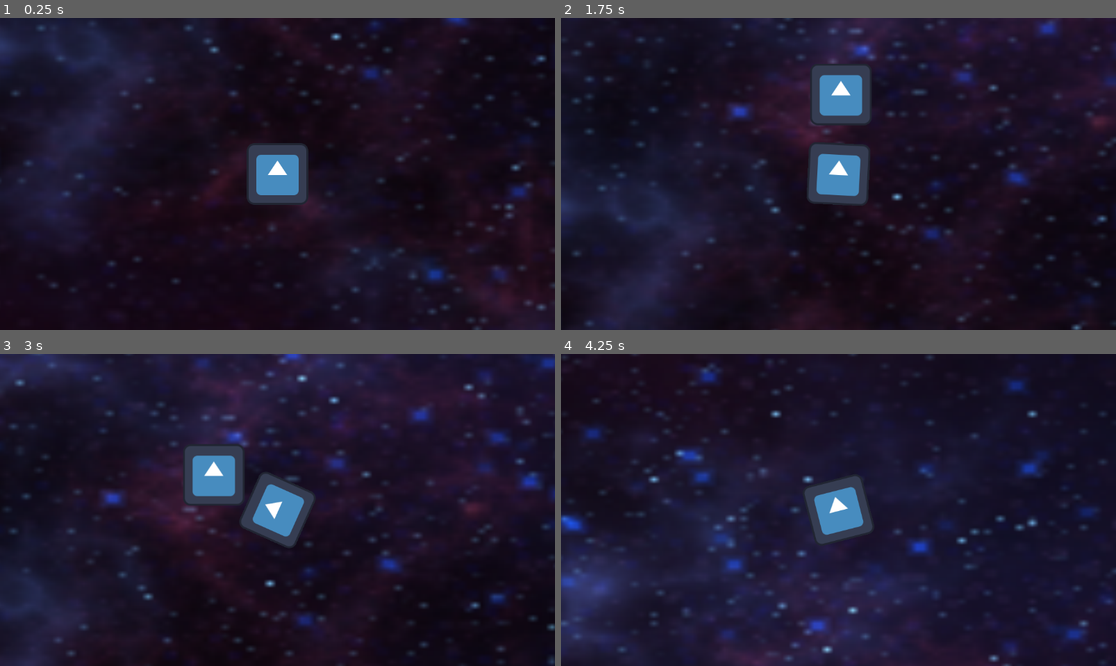
Above: before the commit, frames 1-4 (two rows, left to right).
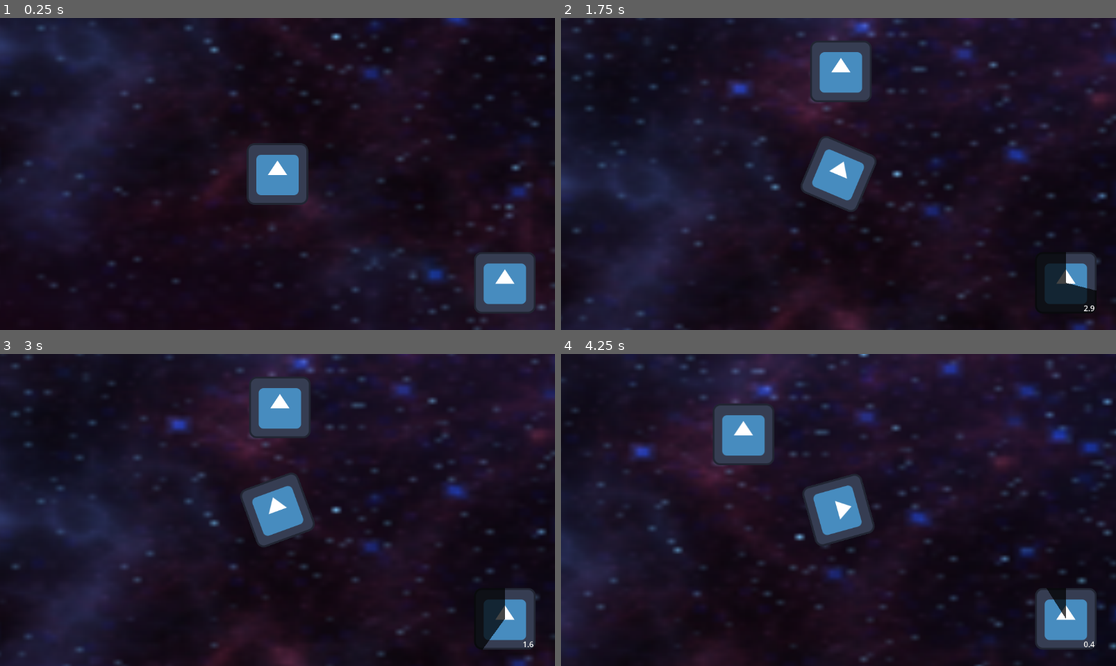
Above: after the commit, the same moments.

Repository: joegriffin2000/starship_jousting_godot
Game: Godot game, scene res://mainspace.tscn
The game is run twice, just before and just after one commit, with the same random seed, the same clock (stepped at 60 frames per second) and the same inputs. The engine's default icon, where the game draws it, is replaced by a stand-in: a white triangle on a blue panel in a dark square.
Inputs (mouse positions are in pixels of both pictures, inside the frame that each line leads up to):
- Up to frame 1 (0.25 s): no input
- Up to frame 2 (1.75 s): click (1066, 283) at 0.52 s; hold D (right) from 1.28 s (still down); hold Space (dash) from 1.28 s (still down)
- Up to frame 3 (3 s): release D (right) at 2.03 s; release Space (dash) at 2.03 s; hold A (left) 2.03-2.78 s; tap Space (dash) at 2.1 s; hold D (right) from 2.78 s (still down); hold Space (dash) from 2.78 s (still down)
- Up to frame 4 (4.25 s): release D (right) at 3.53 s; release Space (dash) at 3.53 s; hold W (up) from 3.53 s (still down); tap Space (dash) at 3.6 s

The runs differ from the first frame. In frame 1, 2.0% of the frame differs, in the area x 85-97%, y 75-95%; in frame 2, 11%; in frame 3, 22%; in frame 4, 38%, in the area x 0-100%, y 0-100%.

Commit message:
add a cd icon that doesn't work right

Diff:
--- /dev/null
+++ b/HUD.tscn
@@ -0,0 +1,20 @@
+[gd_scene load_steps=2 format=3 uid="uid://b8lx6yipfnux4"]
+
+[ext_resource type="PackedScene" uid="uid://cumfp14w3h8un" path="res://ability.tscn" id="1_cifeo"]
+
+[node name="HUD" type="CanvasLayer"]
+
+[node name="Dash" parent="." instance=ExtResource("1_cifeo")]
+anchors_preset = 3
+anchor_left = 1.0
+anchor_top = 1.0
+anchor_right = 1.0
+anchor_bottom = 1.0
+offset_left = -168.0
+offset_top = -162.0
+offset_right = -40.0
+offset_bottom = -34.0
+grow_horizontal = 0
+grow_vertical = 0
+size_flags_horizontal = 8
+size_flags_vertical = 8
--- /dev/null
+++ b/ability.tscn
@@ -0,0 +1,39 @@
+[gd_scene load_steps=3 format=3 uid="uid://cumfp14w3h8un"]
+
+[ext_resource type="Texture2D" uid="uid://deak4o1xsi0rn" path="res://Sprites/icon.svg" id="1_r2xtb"]
+[ext_resource type="Script" path="res://logic/ability.gd" id="2_ln6lw"]
+
+[node name="Dash" type="TextureButton"]
+offset_right = 40.0
+offset_bottom = 40.0
+texture_normal = ExtResource("1_r2xtb")
+script = ExtResource("2_ln6lw")
+
+[node name="Sweep" type="TextureProgressBar" parent="."]
+modulate = Color(0.158472, 0.158472, 0.158472, 0.870588)
+layout_mode = 0
+offset_right = 128.0
+offset_bottom = 128.0
+fill_mode = 5
+
+[node name="Timer" type="Timer" parent="Sweep"]
+one_shot = true
+
+[node name="Counter" type="MarginContainer" parent="."]
+layout_mode = 0
+offset_right = 129.0
+offset_bottom = 129.0
+theme_override_constants/margin_left = 5
+theme_override_constants/margin_right = 5
+
+[node name="Value" type="Label" parent="Counter"]
+custom_minimum_size = Vector2(0, 128)
+layout_mode = 2
+theme_override_constants/outline_size = 1
+text = "0.0"
+horizontal_alignment = 2
+vertical_alignment = 2
+clip_text = true
+
+[connection signal="pressed" from="." to="." method="_on_AbilityButton_pressed"]
+[connection signal="timeout" from="Sweep/Timer" to="." method="_on_Timer_timeout"]
--- /dev/null
+++ b/logic/ability.gd
@@ -0,0 +1,30 @@
+extends TextureButton
+class_name AbilityButton
+
+@onready var time_label = $Counter/Value
+
+@export var cooldown = 4
+
+func _ready():
+	time_label.hide()
+	$Sweep.value = 0
+	$Sweep.texture_progress = texture_normal
+	$Sweep/Timer.wait_time = cooldown
+	set_process(false)
+
+func _process(_delta):
+	time_label.text = "%3.1f" % $Sweep/Timer.time_left
+	$Sweep.value = int(($Sweep/Timer.time_left / cooldown) * 100)
+
+func _on_AbilityButton_pressed():
+	disabled = true
+	set_process(true)
+	$Sweep/Timer.start()
+	time_label.show()
+
+func _on_Timer_timeout():
+	print("ability ready")
+	$Sweep.value = 0
+	disabled = false
+	time_label.hide()
+	set_process(false)
--- /dev/null
+++ b/logic/action.gd
@@ -0,0 +1,22 @@
+extends Timer
+
+@export var knockback = false
+@export var dash = false
+
+func start_dash(dur):
+	#wait_time = dur
+	start(dur)
+	dash = true
+
+func is_in_action():
+	return !is_stopped()
+
+func start_knockback(dur):
+	stop()
+	start(dur)
+	knockback = true
+
+func _on_action_timeout() -> void:
+	stop()
+	knockback = false
+	dash = false
--- a/logic/dash.gd
+++ b/logic/dash.gd
@@ -1,20 +1,8 @@
 extends Timer
 
-@onready var timer = $dashtimer
-@export var knockback = false
-
-func start_dash(dur):
+func start_cd(dur):
 	#wait_time = dur
 	start(dur)
 
-func is_in_action():
+func is_in_cd():
 	return !is_stopped()
-
-func start_knockback(dur):
-	stop()
-	start(dur)
-	knockback = true
-
-func _on_timeout() -> void:
-	stop()
-	knockback = false
--- a/logic/ship.gd
+++ b/logic/ship.gd
@@ -4,19 +4,27 @@
 @export var rotation_speed = 3
 @export var dash_speed = 900
 @export var dash_length = 0.3
+@export var dash_cd = 4
 @export var knock_back_time = 0.3
 
-@onready var dash = $dashtimer
+@onready var action = $Action_Timer
+@onready var dash = $Dash_Cooldown
+
+
 var rotation_direction = 0
 
 func get_input():
-	rotation_direction = Input.get_axis("left", "right")
-	if Input.is_action_pressed("dash") and dash.knockback == false:
-		dash.start_dash(dash_length)
+
+	if Input.is_action_pressed("dash") and !dash.is_in_cd() and action.knockback == false:
+		action.start_dash(dash_length)
+		dash.start_cd(dash_cd)
 		rotation_direction = 0
 		velocity = -transform.y * dash_speed
 
-	if !dash.is_in_action():
+	if !action.dash:
+		rotation_direction = Input.get_axis("left", "right")
+
+	if !action.is_in_action():
 		velocity = transform.y * -Input.get_action_strength("up") * speed
 
 
@@ -30,7 +38,7 @@
 			c.get_collider().apply_central_impulse(-c.get_normal() * 10)
 
 	if get_slide_collision_count() != 0:
-		dash.start_knockback(knock_back_time)
+		action.start_knockback(knock_back_time)
 		velocity = velocity.bounce(get_slide_collision(0).get_normal())
 
 	move_and_slide()
--- a/mainspace.tscn
+++ b/mainspace.tscn
@@ -1,8 +1,9 @@
-[gd_scene load_steps=4 format=3 uid="uid://di43x1lpcmhc6"]
+[gd_scene load_steps=5 format=3 uid="uid://di43x1lpcmhc6"]
 
 [ext_resource type="PackedScene" uid="uid://b3hkdy6eamjdt" path="res://ship.tscn" id="1_31b5h"]
 [ext_resource type="Texture2D" uid="uid://bvjxnwg3c1sa3" path="res://Sprites/512x512_purple_nebula_1.png" id="1_xb1gi"]
 [ext_resource type="PackedScene" uid="uid://cq1e813uoit5d" path="res://rock.tscn" id="3_ajql6"]
+[ext_resource type="PackedScene" uid="uid://b8lx6yipfnux4" path="res://HUD.tscn" id="4_m7kfs"]
 
 [node name="Node2D" type="Node2D"]
 
@@ -23,3 +24,5 @@
 
 [node name="Rock" parent="." instance=ExtResource("3_ajql6")]
 position = Vector2(-3, -508)
+
+[node name="HUD" parent="." instance=ExtResource("4_m7kfs")]
--- a/ship.tscn
+++ b/ship.tscn
@@ -1,9 +1,10 @@
-[gd_scene load_steps=6 format=3 uid="uid://b3hkdy6eamjdt"]
+[gd_scene load_steps=7 format=3 uid="uid://b3hkdy6eamjdt"]
 
 [ext_resource type="Script" path="res://logic/ship.gd" id="1_i8hbr"]
 [ext_resource type="Texture2D" uid="uid://deak4o1xsi0rn" path="res://Sprites/icon.svg" id="2_edqxu"]
 [ext_resource type="PackedScene" uid="uid://ehiblb2qp5qn" path="res://dash.tscn" id="3_to48q"]
 [ext_resource type="Script" path="res://logic/dash.gd" id="4_aff75"]
+[ext_resource type="Script" path="res://logic/action.gd" id="5_rp1k1"]
 
 [sub_resource type="RectangleShape2D" id="RectangleShape2D_etytm"]
 size = Vector2(128, 126)
@@ -20,7 +21,11 @@
 
 [node name="Dash" parent="." instance=ExtResource("3_to48q")]
 
-[node name="dashtimer" type="Timer" parent="."]
+[node name="Action_Timer" type="Timer" parent="."]
+script = ExtResource("5_rp1k1")
+
+[node name="Dash_Cooldown" type="Timer" parent="."]
+one_shot = true
 script = ExtResource("4_aff75")
 
-[connection signal="timeout" from="dashtimer" to="dashtimer" method="_on_timeout"]
+[connection signal="timeout" from="Action_Timer" to="Action_Timer" method="_on_action_timeout"]
